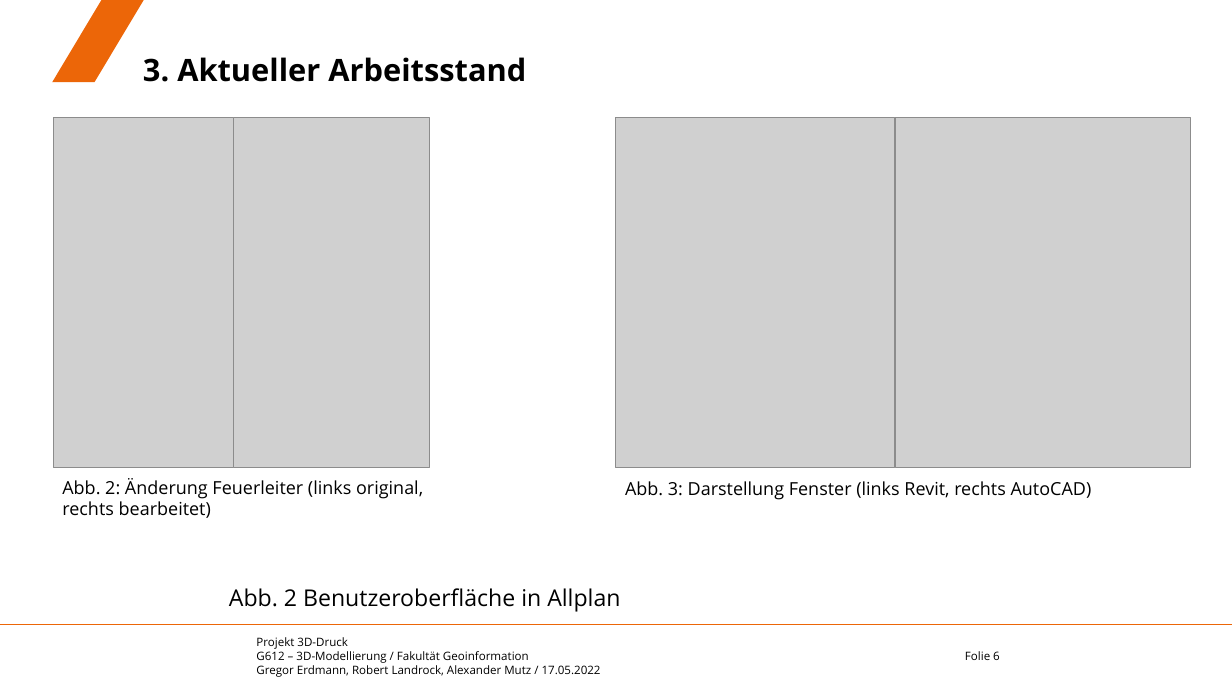
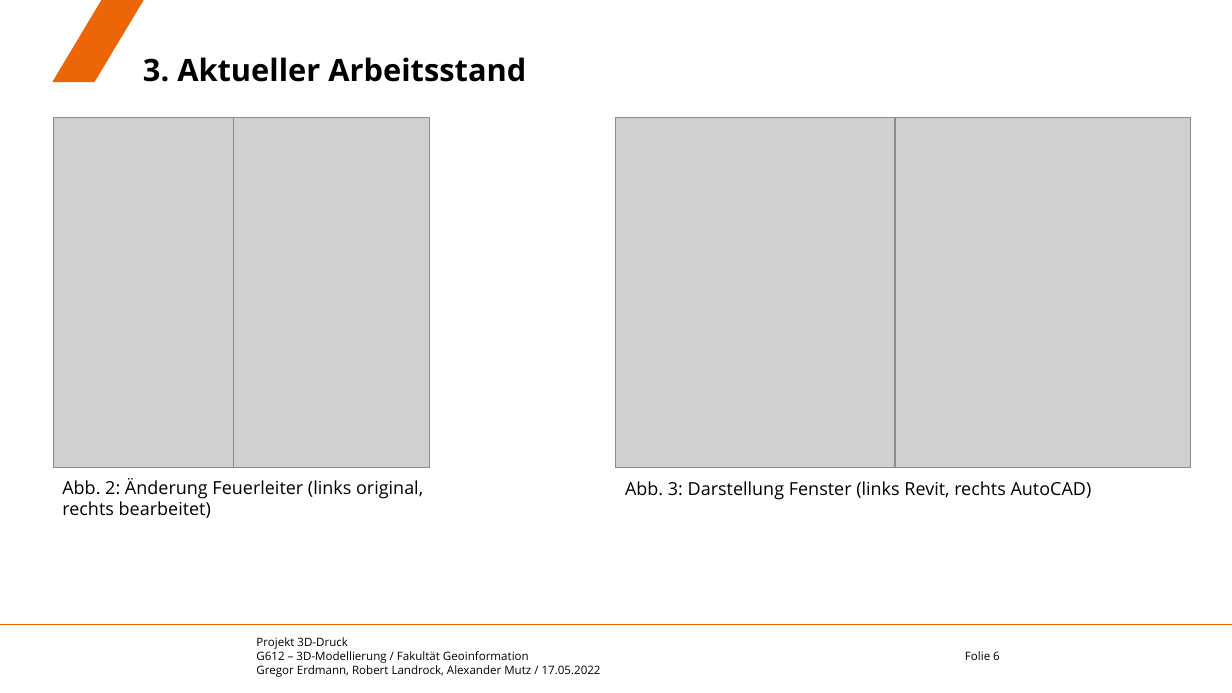
Before and after one commit to eamutz/LGS_print, a slide deck: slide 6 of zwischenvortrag.pptx. Drawn at 1232x693 pixels with LibreOffice and Linux fonts; fonts in the diff are those of the drawing; grey boxes stand for pictures; background and template pictures are left out. Boxes give left, top, right and bottom in pixels: in the first picture for what was removed or moved away, otherwise in the second. Text is boxed around its words. In the diff, an @@ line names an element or a change of style, - is before the commit and + after.

Commit message:
final

```diff
--- a/zwischenvortrag.pptx
+++ b/zwischenvortrag.pptx
@@ text removed at (x1=229, y1=588, x2=620, y2=612) @@
-Abb. 2 Benutzeroberfläche in Allplan
```
